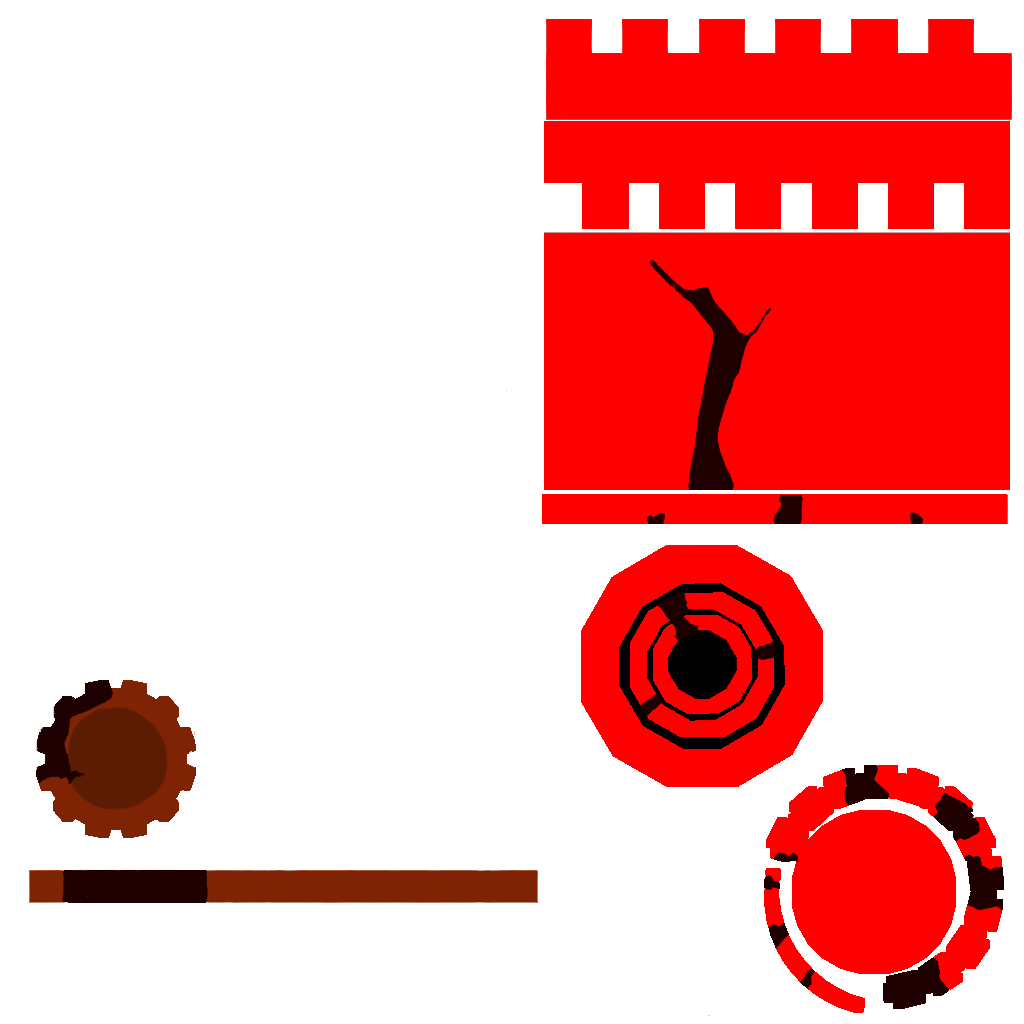
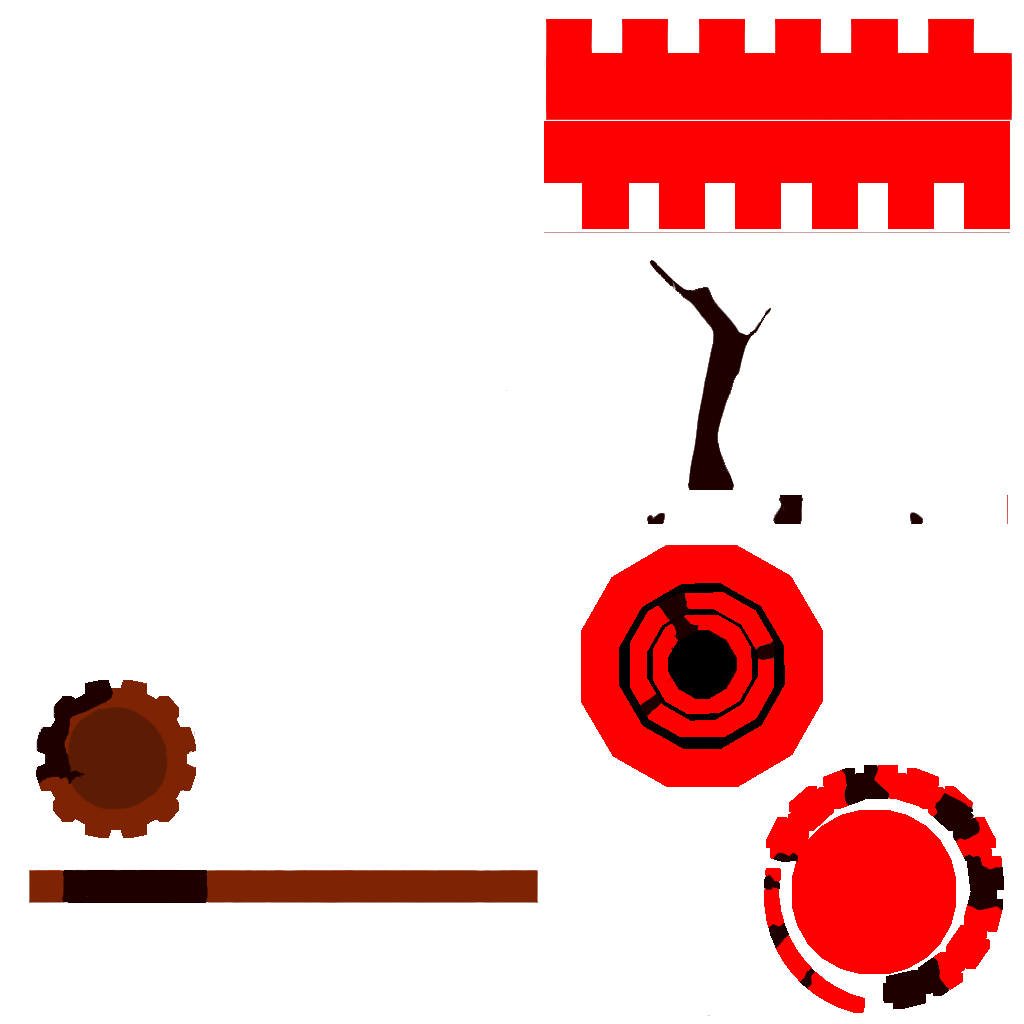
Layer changes from the first (1024, 1024) image to the second:
added layer "레이어 7" above "레이어 4" over (542, 233, 1010, 524)
